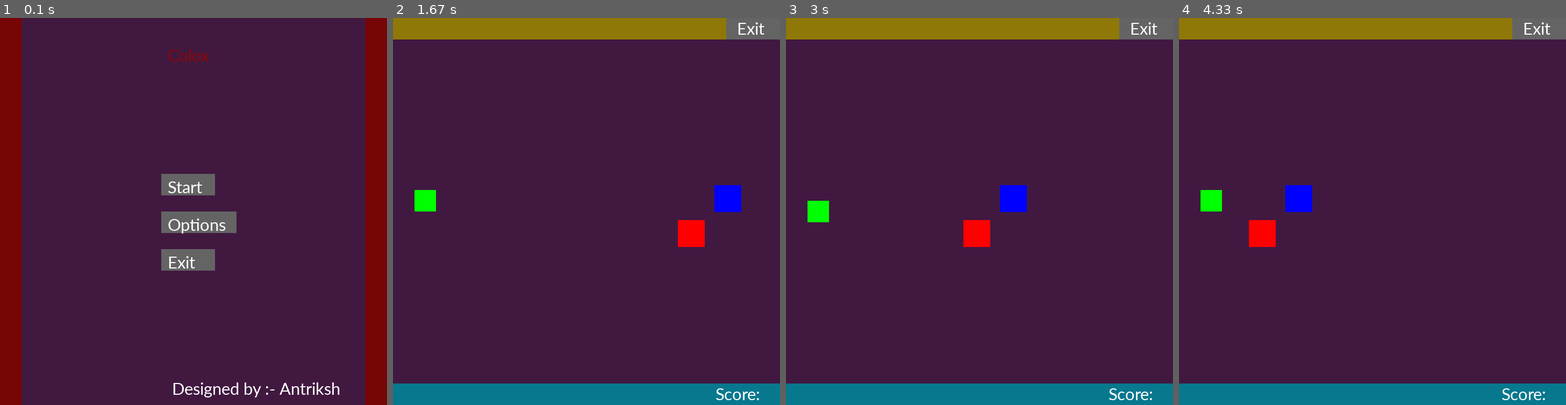
Above: before the commit, frames 1-4 (left to right).
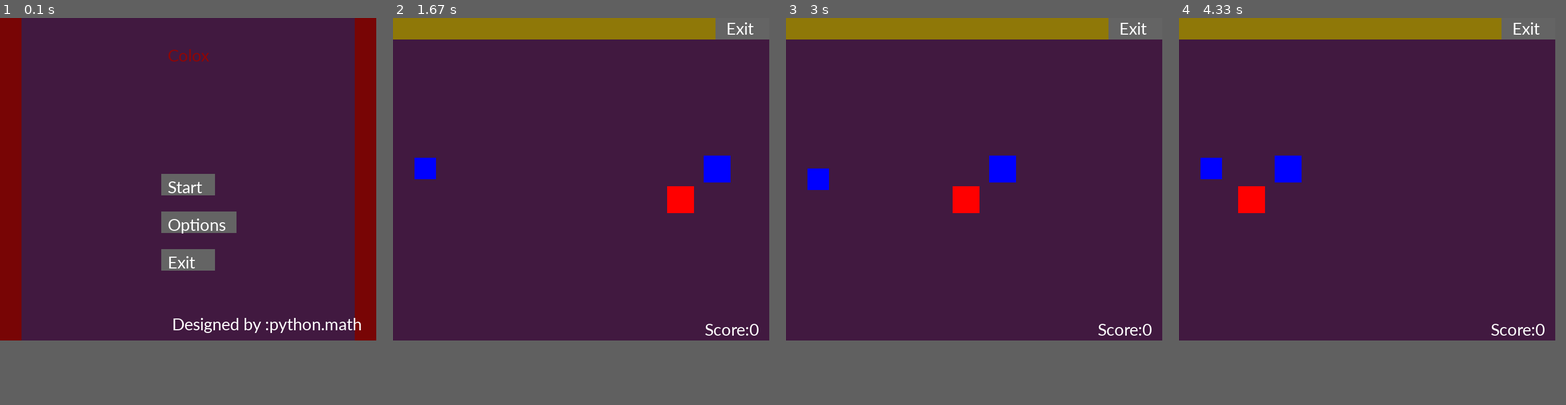
Above: after the commit, the same moments.

Repository: Pritish934/pygame
Game: pygame game, started from 8bitgame.py
The game is run twice, just before and just after one commit, with the same random seed, the same clock (stepped at 60 frames per second) and the same inputs.
Inputs:
- Up to frame 1 (0.1 s): no input
- Up to frame 2 (1.67 s): click "Start" at 0.38 s; hold Up 0.67-1.13 s; hold Down 1.17-1.47 s; hold Up from 1.5 s (still down)
- Up to frame 3 (3 s): release Up at 1.87 s; hold Down 1.9-2.27 s; hold Up 2.3-2.6 s; hold Down 2.63-2.93 s; hold Up from 2.97 s (still down)
- Up to frame 4 (4.33 s): release Up at 3.33 s; hold Down 3.37-3.73 s; hold Up 3.77-4.07 s; hold Down from 4.1 s (still down)
In our replay, the window is 720x720 before the commit and 700x600 after it. These sizes can differ from the game's own. Grey fills any space a smaller window leaves; there, only what the larger window draws over its background counts as a difference.

The runs differ from the first frame. In frame 1, 7.4% of the frame differs, in the area x 0-100%, y 0-100%; in frame 2, 8.7%; in frame 3, 8.7%; in frame 4, 8.7%.

Commit message:
activate-score

Diff:
--- a/8bitgame.py
+++ b/8bitgame.py
@@ -9,7 +9,7 @@
 
 # initialize the constructor
 pygame.init()
-res = (720, 720)
+res = (700, 600)
 
 # randomly assigns a value to variables
 # ranging from lower limit to upper
@@ -22,7 +22,7 @@
 red = (255, 0, 0)
 green = (0, 255, 0)
 blue = (0, 0, 255)
-color_list = [red, green, blue]
+color_list = [red,green, blue]
 colox_c1 = 0
 colox_c2 = 0
 colox_c3 = 254
@@ -30,7 +30,7 @@
 
 # randomly assigns a colour from color_list
 # to player
-player_c = random.choice(color_list)
+player_c = blue
 
 # light shade of menu buttons
 startl = (169, 169, 169)
@@ -250,8 +250,8 @@
 
 		pygame.draw.rect(screen, blue, [e1_p[0], e1_p[1], enemy_size,
 						enemy_size])
-		score1 = smallfont.render('Score:', True, white)
-		screen.blit(score1, (width - 120, height - 40))
+		score1 = smallfont.render(f'Score:{count}', True, white)
+		screen.blit(score1 , (width - 120, height - 40))
 		screen.blit(exit2, (width - 80, 0))
 		pygame.display.update()
 
@@ -316,7 +316,7 @@
 		pygame.draw.rect(screen, (c2, colox_c1, colox_c2), [width - 40,
 						0, 40, height])
 		smallfont = pygame.font.SysFont('Corbel', 35)
-		sig = smallfont.render('Designed by :- Antriksh', True, white)
+		sig = smallfont.render('Designed by :python.math', True, white)
 		text = smallfont.render('Start', True, white)
 		text1 = smallfont.render('Options', True, white)
 		exit1 = smallfont.render('Exit', True, white)
